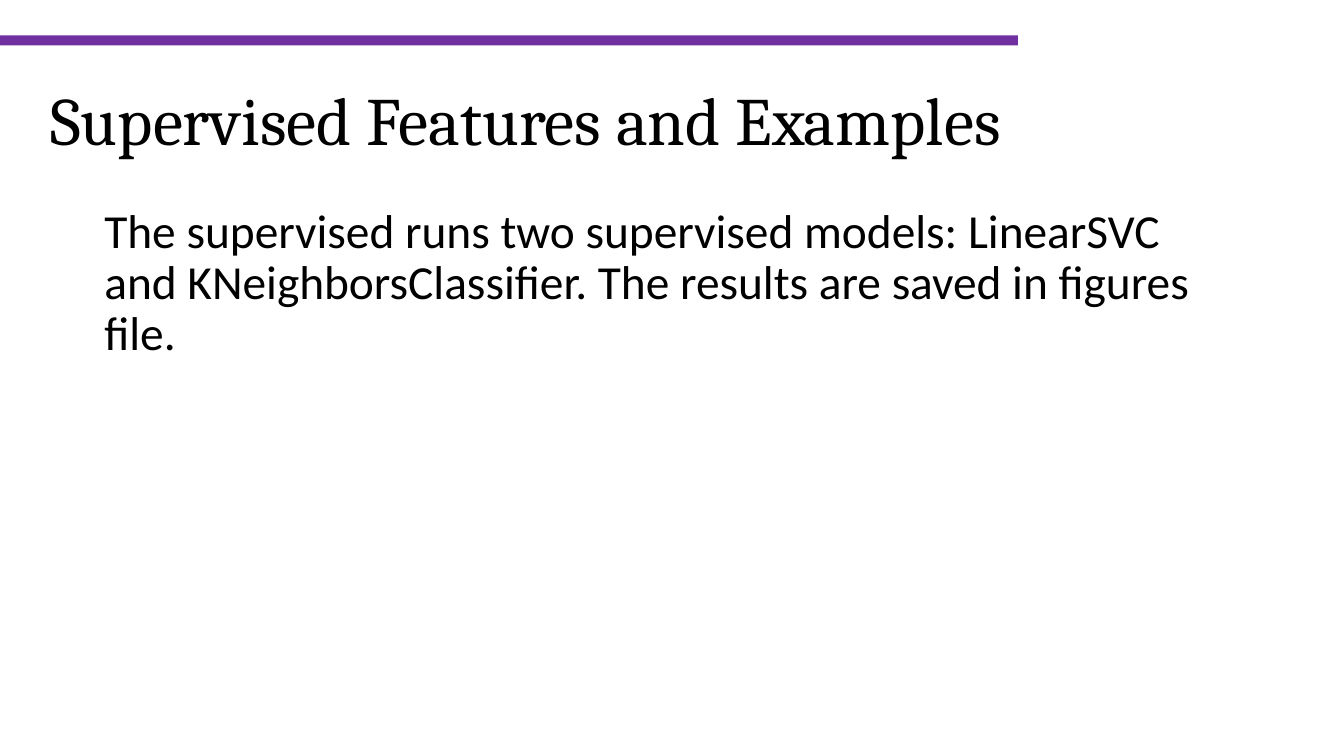
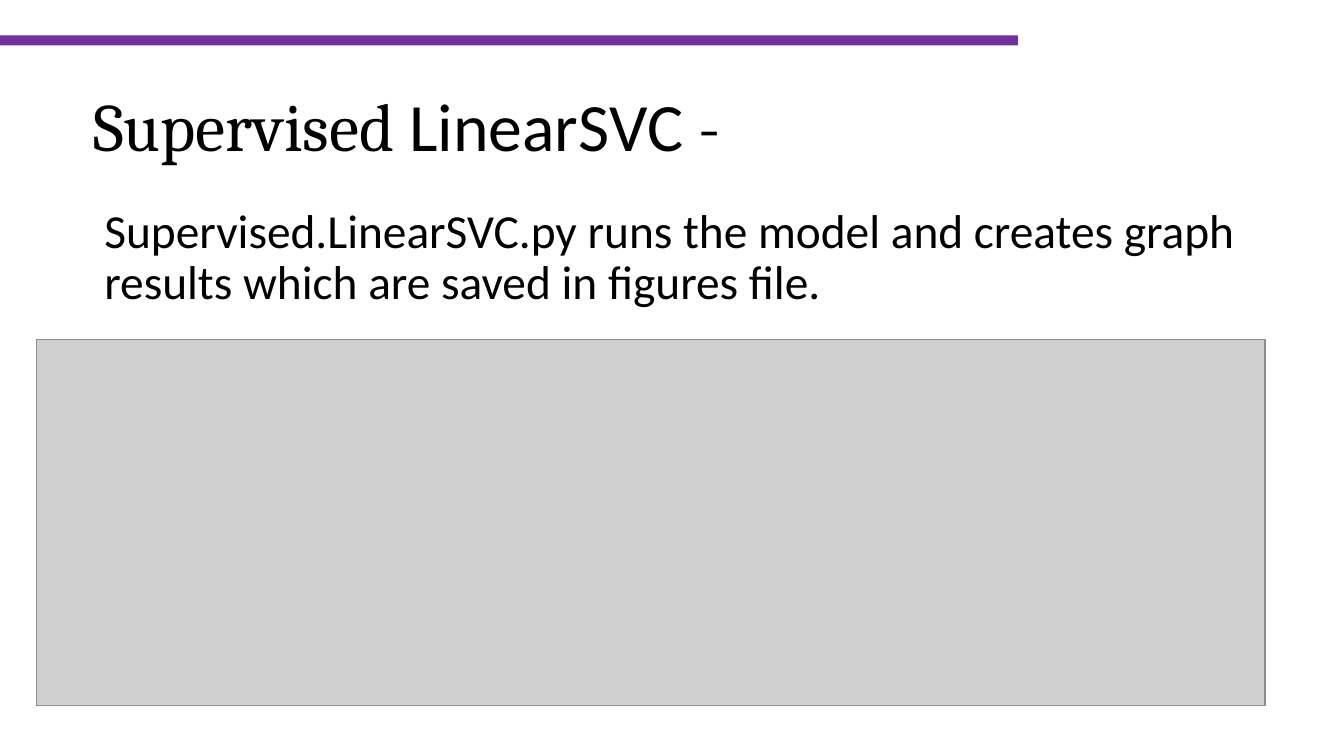
Before and after one commit to efratkohen/Project, a slide deck: slide 7 of hackathon_master.pptx. Drawn at 1344x756 pixels with LibreOffice and Linux fonts; fonts in the diff are those of the drawing; grey boxes stand for pictures; background and template pictures are left out. Boxes give left, top, right and bottom in pixels: in the first picture for what was removed or moved away, otherwise in the second. Text is boxed around its words. In the diff, an @@ line names an element or a change of style, - is before the commit and + after.

Commit message:
update supervised results

```diff
--- a/hackathon_master.pptx
+++ b/hackathon_master.pptx
@@ text at (93, 104, 684, 166): text changed @@
-Supervised Features and Examples
+Supervised LinearSVC -
@@ text at (104, 215, 1234, 307): text changed @@
-The supervised runs two supervised models: LinearSVC and KNeighborsClassifier. The results are saved in figures file.
+Supervised.LinearSVC.py runs the model and creates graph results which are saved in figures file.
@@ picture added at (37, 340, 1266, 706) @@
```
Also in this commit, not shown: 3 other slides changed, 1 slide added.
